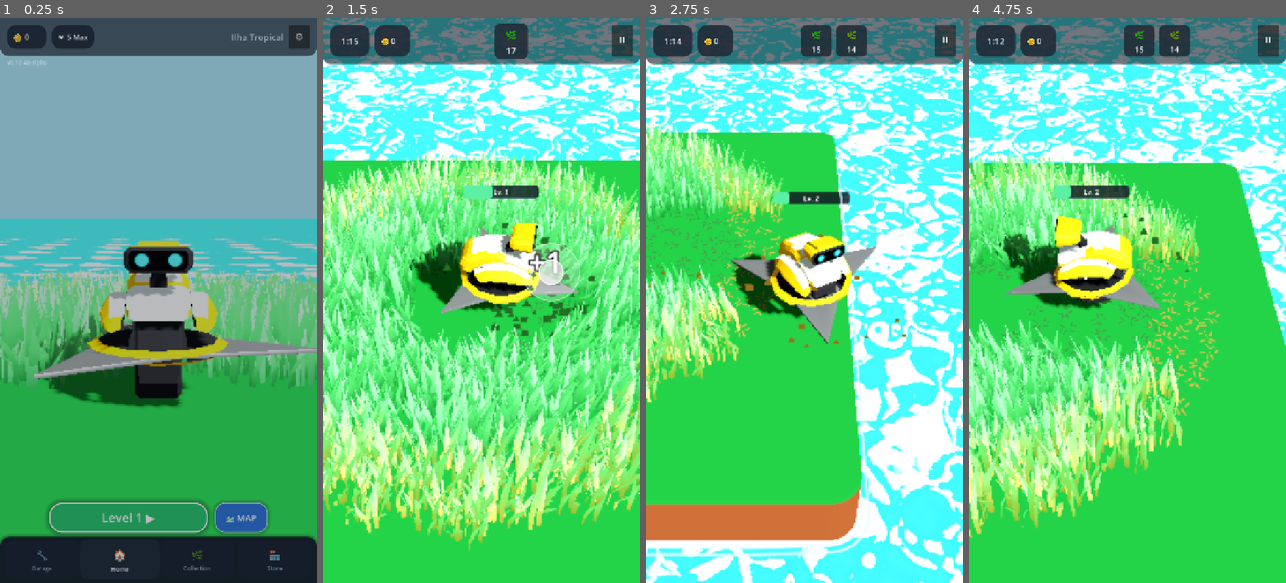
Above: before the commit, frames 1-4 (left to right).
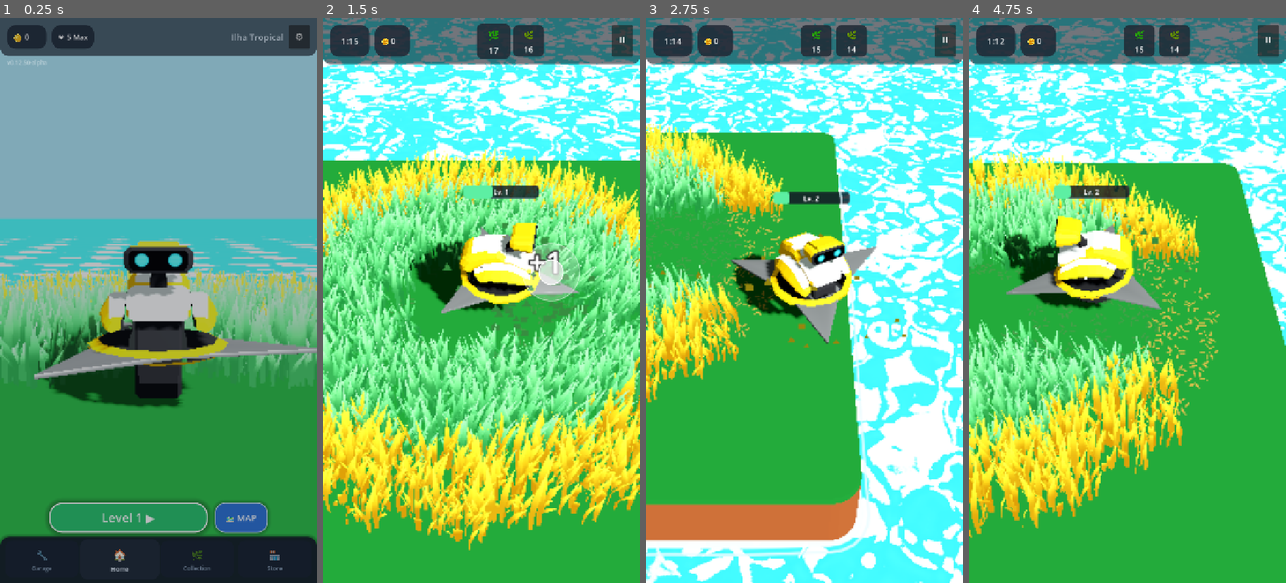
Above: after the commit, the same moments.

Repository: rogerbif/grass-cut-bot
Game: Godot game, scene res://scenes/menu/main_menu.tscn
Two runs of this game, one before a commit and one after it. Both use one fixed random seed, a clock stepped at 60 frames per second and the inputs below.
Inputs (mouse positions are in pixels of both pictures, inside the frame that each line leads up to):
- Up to frame 1 (0.25 s): no input
- Up to frame 2 (1.5 s): click "Level 1 ▶" at 0.5 s; tap Enter at 1.25 s; move the mouse to (551, 272) at 1.27 s; hold Right (ui_right) from 1.28 s (still down); hold Alt from 1.28 s (still down); click (551, 272) at 1.42 s
- Up to frame 3 (2.75 s): release Right (ui_right) at 2 s; release Alt at 2 s; drag from (741, 328) to (788, 413) at 2.02 s
- Up to frame 4 (4.75 s): move the mouse to (1159, 176) at 2.77 s; hold Right (ui_right) 2.78-3.5 s; tap Z at 2.85 s; drag from (1111, 413) to (1032, 215) at 3.52 s; move the mouse to (1222, 385) at 4.27 s; hold Left (ui_left) from 4.28 s (still down); tap 1 at 4.35 s

The runs differ from the first frame. In frame 1, 28% of the frame differs, in the area x 0-100%, y 7-93%; in frame 2, 60%; in frame 3, 36%; in frame 4, 63%, in the area x 0-100%, y 23-100%.

Commit message:
fix(shader, visual): calibra luz, cel-shading em 3 tons e diferenciacao nitida de cores da vegetacao (v0.12.50-alpha)

Diff:
--- a/project.godot
+++ b/project.godot
@@ -11,7 +11,7 @@
 [application]
 
 config/name="Grass Cut Bot"
-config/version="0.12.49-alpha"
+config/version="0.12.50-alpha"
 run/main_scene="res://scenes/menu/main_menu.tscn"
 config/features=PackedStringArray("4.7", "Mobile")
 boot_splash/image="uid://3pegaomvcdut"
--- a/scenes/level/terrain.tscn
+++ b/scenes/level/terrain.tscn
@@ -11,7 +11,7 @@
 [sub_resource type="StandardMaterial3D" id="StandardMaterial3D_ground"]
 diffuse_mode = 3
 roughness = 0.9
-albedo_color = Color(0.112, 0.472, 0.176, 1)
+albedo_color = Color(0.112, 0.36, 0.152, 1)
 
 [sub_resource type="BoxMesh" id="BoxMesh_ground"]
 material = SubResource("StandardMaterial3D_ground")
--- a/scripts/core/game_version.gd
+++ b/scripts/core/game_version.gd
@@ -7,7 +7,7 @@
 
 const MAJOR: int = 0
 const MINOR: int = 12
-const PATCH: int = 48
+const PATCH: int = 50
 const STAGE: String = "ALPHA" # "PRE-ALPHA", "ALPHA", "BETA", "RC", "RELEASE"
 const BUILD_TYPE: String = "dev" # "dev", "nightly", "public"
 
--- a/scripts/level/island_mesh_builder.gd
+++ b/scripts/level/island_mesh_builder.gd
@@ -25,7 +25,7 @@
 const FOAM_SHADER_PATH: String = "res://shaders/coastal_foam.gdshader"
 
 # Parâmetros Canônicos do Solo da Ilha e Falésias (Calibrados)
-static var ground_base_color: Color = Color(0.14, 0.59, 0.22, 1.0)
+static var ground_base_color: Color = Color(0.14, 0.45, 0.19, 1.0)
 static var ground_brightness: float = 0.80
 static var ground_diffuse_toon: bool = true
 const CLIFF_COLOR: Color = Color(0.4667, 0.2431, 0.1451, 1.0)
--- a/scripts/plants/plant.gd
+++ b/scripts/plants/plant.gd
@@ -209,6 +209,9 @@
 		var petal_variant: Variant = sm.get_shader_parameter("petal_color")
 		if petal_variant is Color:
 			return petal_variant as Color
+		var col_light: Variant = sm.get_shader_parameter("color_light")
+		if col_light is Color:
+			return col_light as Color
 		var col_variant: Variant = sm.get_shader_parameter("color_top")
 		if col_variant is Color:
 			return col_variant as Color
--- a/scripts/plants/vegetation_grid.gd
+++ b/scripts/plants/vegetation_grid.gd
@@ -1226,6 +1226,9 @@
 	if GRASS_MATERIALS.has(v_type):
 		var sm: ShaderMaterial = GRASS_MATERIALS[v_type] as ShaderMaterial
 		if sm != null:
+			var col_light: Variant = sm.get_shader_parameter("color_light")
+			if col_light is Color:
+				return col_light as Color
 			var col_variant: Variant = sm.get_shader_parameter("color_top")
 			if col_variant is Color:
 				return col_variant as Color
--- a/scripts/tools/toon_shader_tester.gd
+++ b/scripts/tools/toon_shader_tester.gd
@@ -156,7 +156,7 @@
 var _active_material: ShaderMaterial = null
 
 # Estado do Solo
-var ground_base_color: Color = Color(0.14, 0.59, 0.22, 1.0)
+var ground_base_color: Color = Color(0.14, 0.45, 0.19, 1.0)
 var ground_brightness: float = 0.80
 var apply_ground_to_pedestal: bool = true
 var use_ground_toon: bool = true
@@ -216,6 +216,14 @@
 func _init_active_material() -> void:
 	_active_material = GRASS_MATERIAL
 
+func _set_shared_grass_parameter(param_name: String, val: Variant) -> void:
+	if _active_material != null:
+		_active_material.set_shader_parameter(param_name, val)
+	for mat_key: Variant in VegetationGridScript.GRASS_MATERIALS.keys():
+		var sm: ShaderMaterial = VegetationGridScript.GRASS_MATERIALS[mat_key] as ShaderMaterial
+		if sm != null:
+			sm.set_shader_parameter(param_name, val)
+
 func _init_ground_material() -> void:
 	ground_base_color = IslandMeshBuilder.ground_base_color
 	ground_brightness = IslandMeshBuilder.ground_brightness
@@ -426,27 +434,27 @@
 
 	# Sliders de Gradiente da Vegetação
 	slider_ramp_offset.value_changed.connect(func(v: float) -> void:
-		_active_material.set_shader_parameter("toon_ramp_offset", v)
+		_set_shared_grass_parameter("toon_ramp_offset", v)
 		lbl_ramp_offset.text = "Offset do Corte: %.2f" % v
 	)
 	slider_ramp_smooth.value_changed.connect(func(v: float) -> void:
-		_active_material.set_shader_parameter("toon_ramp_smoothness", v)
+		_set_shared_grass_parameter("toon_ramp_smoothness", v)
 		lbl_ramp_smooth.text = "Suavidade do Gradiente: %.2f" % v
 	)
 	slider_vert_grad.value_changed.connect(func(v: float) -> void:
-		_active_material.set_shader_parameter("vertical_gradient_mix", v)
+		_set_shared_grass_parameter("vertical_gradient_mix", v)
 		lbl_vert_grad.text = "Gradiente Vertical (Base-Topo): %.2f" % v
 	)
 	slider_rim_power.value_changed.connect(func(v: float) -> void:
-		_active_material.set_shader_parameter("rim_power", v)
+		_set_shared_grass_parameter("rim_power", v)
 		lbl_rim_power.text = "Foco Rim Light (Potência): %.1f" % v
 	)
 	slider_rim_brightness.value_changed.connect(func(v: float) -> void:
-		_active_material.set_shader_parameter("rim_brightness", v)
+		_set_shared_grass_parameter("rim_brightness", v)
 		lbl_rim_brightness.text = "Brilho Rim Light: %.2f" % v
 	)
 	slider_roughness.value_changed.connect(func(v: float) -> void:
-		_active_material.set_shader_parameter("roughness", v)
+		_set_shared_grass_parameter("roughness", v)
 		lbl_roughness.text = "Rugosidade Fosca: %.2f" % v
 	)
 
@@ -487,7 +495,7 @@
 
 	# Toggles
 	check_rim.toggled.connect(func(t: bool) -> void:
-		_active_material.set_shader_parameter("use_rim", t)
+		_set_shared_grass_parameter("use_rim", t)
 	)
 	check_spec.toggled.connect(func(t: bool) -> void:
 		_active_material.set_shader_parameter("use_specular", t)
@@ -789,15 +797,15 @@
 	match preset_name:
 		"grass":
 			_active_material.set_shader_parameter("color_light", Color(0.42, 0.88, 0.46, 1.0))
-			_active_material.set_shader_parameter("color_base", Color(0.12, 0.35, 0.18, 1.0))
-			_active_material.set_shader_parameter("color_shadow", Color(0.18, 0.48, 0.25, 1.0))
+			_active_material.set_shader_parameter("color_base", Color(0.10, 0.30, 0.15, 1.0))
+			_active_material.set_shader_parameter("color_shadow", Color(0.18, 0.50, 0.25, 1.0))
 			_active_material.set_shader_parameter("rim_color", Color(0.85, 1.0, 0.65, 1.0))
-			_active_material.set_shader_parameter("toon_ramp_offset", 0.97)
-			_active_material.set_shader_parameter("toon_ramp_smoothness", 1.00)
-			_active_material.set_shader_parameter("vertical_gradient_mix", 0.81)
-			_active_material.set_shader_parameter("rim_power", 1.00)
-			_active_material.set_shader_parameter("rim_brightness", 1.00)
-			_active_material.set_shader_parameter("roughness", 0.90)
+			_set_shared_grass_parameter("toon_ramp_offset", 0.50)
+			_set_shared_grass_parameter("toon_ramp_smoothness", 0.28)
+			_set_shared_grass_parameter("vertical_gradient_mix", 0.85)
+			_set_shared_grass_parameter("rim_power", 1.50)
+			_set_shared_grass_parameter("rim_brightness", 0.50)
+			_set_shared_grass_parameter("roughness", 0.90)
 
 		"wheat":
 			_active_material.set_shader_parameter("color_light", Color(0.98, 0.78, 0.22, 1.0))
--- a/scripts/ui/hud.gd
+++ b/scripts/ui/hud.gd
@@ -42,6 +42,15 @@
 		GameManager.level_lost.connect(_on_level_lost)
 		GameManager.game_paused.connect(_on_game_paused)
 		GameManager.state_changed.connect(_on_state_changed)
+		if not GameManager.goals.is_empty():
+			_on_state_changed(GameManager.current_state)
+			_on_time_updated(GameManager.time_left)
+			for p_type: Variant in GameManager.goals.keys():
+				var pt_str: String = String(p_type)
+				var g_info: Dictionary = GameManager.goals[p_type] as Dictionary
+				var tgt: int = int(g_info.get("target", 0))
+				var cur: int = int(g_info.get("current", 0))
+				_on_goal_updated(pt_str, maxi(0, tgt - cur), tgt)
 
 	if UpgradeManager != null:
 		UpgradeManager.coins_changed.connect(_on_coins_changed)
--- a/shaders/interactive_grass.gdshader
+++ b/shaders/interactive_grass.gdshader
@@ -15,27 +15,29 @@
 // Parâmetros Toon Shader Gradiente (Calibrados)
 group_uniforms ToonGradiente;
 uniform vec4 color_light : source_color = vec4(0.42, 0.88, 0.46, 1.0);
-uniform vec4 color_base : source_color = vec4(0.12, 0.35, 0.18, 1.0);
-uniform vec4 color_shadow : source_color = vec4(0.18, 0.48, 0.25, 1.0);
-uniform float vertical_gradient_mix : hint_range(0.0, 1.0) = 0.81;
+uniform vec4 color_base : source_color = vec4(0.10, 0.30, 0.15, 1.0);
+uniform vec4 color_shadow : source_color = vec4(0.18, 0.50, 0.25, 1.0);
+uniform float vertical_gradient_mix : hint_range(0.0, 1.0) = 0.85;
 
 group_uniforms ToonRamp;
-uniform float toon_ramp_offset : hint_range(0.0, 1.0) = 0.97;
-uniform float toon_ramp_smoothness : hint_range(0.001, 1.0) = 1.00;
+uniform float toon_ramp_offset : hint_range(0.0, 1.0) = 0.50;
+uniform float toon_ramp_smoothness : hint_range(0.001, 1.0) = 0.28;
 uniform vec3 toon_ramp_tinting : source_color = vec3(1.0, 1.0, 1.0);
 
 group_uniforms RimLighting;
-uniform bool use_rim = true;
+uniform bool use_rim = false;
 uniform vec4 rim_color : source_color = vec4(0.85, 1.0, 0.65, 1.0);
-uniform float rim_power : hint_range(0.1, 8.0) = 1.0;
+uniform float rim_power : hint_range(0.1, 8.0) = 1.5;
 uniform float rim_cutoff : hint_range(0.0, 1.0) = 0.45;
 uniform float rim_smoothness : hint_range(0.001, 1.0) = 0.15;
-uniform float rim_brightness : hint_range(0.0, 4.0) = 1.0;
+uniform float rim_brightness : hint_range(0.0, 4.0) = 0.5;
 
 group_uniforms Surface;
 uniform float roughness : hint_range(0.0, 1.0) = 0.90;
-uniform float specular : hint_range(0.0, 1.0) = 0.15;
+uniform float specular : hint_range(0.0, 1.0) = 0.10;
 uniform float vibrancy : hint_range(0.0, 1.0) = 0.0;
+
+varying vec3 v_geo_normal_view;
 
 void vertex() {
 	// Converte para coordenadas globais de mundo
@@ -112,12 +114,20 @@
 		VERTEX += model_dir * (power * interact_power * bend_factor);
 		VERTEX.y -= power * interact_power * 0.14 * bend_factor;
 	}
+
+	// Normal 3D radial por folha (usando dir_fwd horizontal assado em 360° + componente vertical)
+	// Garante que dentro de cada tufo haja folhas claramente iluminadas (color_light) e folhas sombreadas (color_shadow).
+	vec3 world_blade_dir = normalize((MODEL_MATRIX * vec4(dir_fwd, 0.0)).xyz);
+	vec3 blade_normal_world = normalize(mix(vec3(0.0, 1.0, 0.0), world_blade_dir, 0.80));
+	v_geo_normal_view = normalize((VIEW_MATRIX * vec4(blade_normal_world, 0.0)).xyz);
 }
 
 void fragment() {
-	// Gradiente vertical de altura foliar (Base escura -> Topo iluminado)
+	// Gradiente vertical de altura foliar (Base escura visível no corpo inferior -> Topo iluminado na ponta)
 	float h = clamp(UV.y, 0.0, 1.0);
-	vec3 base_surface = mix(color_base.rgb, color_light.rgb, mix(1.0, h, vertical_gradient_mix));
+	// Curva quadrática que mantém color_base bem visível até ~45% da altura da folha antes de subir para color_light
+	float grad_t = smoothstep(0.10, 0.92, h * h);
+	vec3 base_surface = mix(color_base.rgb, color_light.rgb, mix(1.0, grad_t, vertical_gradient_mix));
 
 	ALBEDO = base_surface;
 	EMISSION = base_surface * vibrancy;
@@ -126,23 +136,30 @@
 }
 
 void light() {
-	// Cálculo do Toon Ramp Gradiente
-	float NdotL = clamp(dot(NORMAL, LIGHT), 0.0, 1.0);
+	// Cálculo do Toon Ramp Gradiente usando a normal geométrica real em 360° (Half-Lambert)
+	vec3 geo_n = normalize(v_geo_normal_view);
+	float NdotL = clamp(dot(geo_n, LIGHT) * 0.5 + 0.5, 0.0, 1.0);
 	float half_smooth = max(toon_ramp_smoothness * 0.5, 0.001);
 	float toon_ramp = smoothstep(toon_ramp_offset - half_smooth, toon_ramp_offset + half_smooth, NdotL * ATTENUATION);
 
-	// Modulação direta entre a cor de sombra e a cor iluminada
-	vec3 diffuse_light = mix(color_shadow.rgb, LIGHT_COLOR * toon_ramp_tinting, toon_ramp);
+	// Em Godot 4, LIGHT_COLOR inclui multiplicação por PI (3.14159); normalizamos por PI
+	// para evitar superexposição (estouro branco/neon) e preservar as cores reais escolhidas.
+	vec3 light_norm = (LIGHT_COLOR / PI) * toon_ramp_tinting;
+
+	// Razão cromática entre color_shadow e color_light para que ALBEDO * diffuse_light
+	// exiba fielmente color_shadow no lado sombreado e color_light no lado iluminado.
+	vec3 shadow_ratio = clamp(color_shadow.rgb / max(color_light.rgb, vec3(0.02)), vec3(0.08), vec3(1.2));
+	vec3 diffuse_light = mix(shadow_ratio * light_norm, light_norm, toon_ramp);
 	DIFFUSE_LIGHT += diffuse_light * ATTENUATION;
 
-	// Rim Lighting estilizado (silhueta brilhante suave restrita às pontas das folhas)
+	// Rim Lighting estilizado opcional (silhueta suave restrita às pontas das folhas)
 	if (use_rim) {
 		float h_mask = clamp(UV.y, 0.0, 1.0);
-		h_mask = h_mask * h_mask; // Apenas nas pontas superiores
+		h_mask = h_mask * h_mask;
 		float NdotV = clamp(dot(NORMAL, VIEW), 0.0, 1.0);
 		float rim = (1.0 - NdotV) * pow(max(NdotL, 0.001), rim_power * 0.5);
 		float rim_half_smooth = max(rim_smoothness * 0.5, 0.001);
 		float rim_ramp = smoothstep(rim_cutoff - rim_half_smooth, rim_cutoff + rim_half_smooth, rim);
-		DIFFUSE_LIGHT += rim_color.rgb * rim_ramp * rim_brightness * h_mask * ATTENUATION;
+		DIFFUSE_LIGHT += (rim_color.rgb / PI) * rim_ramp * rim_brightness * h_mask * ATTENUATION;
 	}
 }
--- a/shaders/interactive_grass_black_material.tres
+++ b/shaders/interactive_grass_black_material.tres
@@ -8,8 +8,19 @@
 shader_parameter/interact_power = 0.29
 shader_parameter/wind_speed = 2.5
 shader_parameter/wind_strength = 0.1
-shader_parameter/color_base = Color(0.05, 0.05, 0.06, 1)
-shader_parameter/color_top = Color(0.11, 0.11, 0.13, 1)
-shader_parameter/roughness = 0.88
-shader_parameter/specular = 0.15
+shader_parameter/color_light = Color(0.28, 0.30, 0.35, 1)
+shader_parameter/color_base = Color(0.06, 0.06, 0.08, 1)
+shader_parameter/color_shadow = Color(0.15, 0.16, 0.20, 1)
+shader_parameter/vertical_gradient_mix = 0.85
+shader_parameter/toon_ramp_offset = 0.50
+shader_parameter/toon_ramp_smoothness = 0.28
+shader_parameter/toon_ramp_tinting = Vector3(1, 1, 1)
+shader_parameter/use_rim = false
+shader_parameter/rim_color = Color(0.55, 0.58, 0.65, 1)
+shader_parameter/rim_power = 1.5
+shader_parameter/rim_cutoff = 0.45
+shader_parameter/rim_smoothness = 0.15
+shader_parameter/rim_brightness = 0.5
+shader_parameter/roughness = 0.9
+shader_parameter/specular = 0.1
 shader_parameter/vibrancy = 0.0
--- a/shaders/interactive_grass_blue_material.tres
+++ b/shaders/interactive_grass_blue_material.tres
@@ -8,8 +8,19 @@
 shader_parameter/interact_power = 0.29
 shader_parameter/wind_speed = 2.5
 shader_parameter/wind_strength = 0.1
-shader_parameter/color_base = Color(0.14, 0.35, 0.62, 1)
-shader_parameter/color_top = Color(0.24, 0.61, 0.95, 1)
-shader_parameter/roughness = 0.88
-shader_parameter/specular = 0.15
+shader_parameter/color_light = Color(0.24, 0.72, 1.0, 1)
+shader_parameter/color_base = Color(0.08, 0.22, 0.48, 1)
+shader_parameter/color_shadow = Color(0.14, 0.44, 0.78, 1)
+shader_parameter/vertical_gradient_mix = 0.85
+shader_parameter/toon_ramp_offset = 0.50
+shader_parameter/toon_ramp_smoothness = 0.28
+shader_parameter/toon_ramp_tinting = Vector3(1, 1, 1)
+shader_parameter/use_rim = false
+shader_parameter/rim_color = Color(0.70, 0.92, 1.0, 1)
+shader_parameter/rim_power = 1.5
+shader_parameter/rim_cutoff = 0.45
+shader_parameter/rim_smoothness = 0.15
+shader_parameter/rim_brightness = 0.5
+shader_parameter/roughness = 0.9
+shader_parameter/specular = 0.1
 shader_parameter/vibrancy = 0.0
--- a/shaders/interactive_grass_material.tres
+++ b/shaders/interactive_grass_material.tres
@@ -9,18 +9,18 @@
 shader_parameter/wind_speed = 2.5
 shader_parameter/wind_strength = 0.1
 shader_parameter/color_light = Color(0.42, 0.88, 0.46, 1)
-shader_parameter/color_base = Color(0.12, 0.35, 0.18, 1)
-shader_parameter/color_shadow = Color(0.18, 0.48, 0.25, 1)
-shader_parameter/vertical_gradient_mix = 0.81
-shader_parameter/toon_ramp_offset = 0.97
-shader_parameter/toon_ramp_smoothness = 1.0
+shader_parameter/color_base = Color(0.10, 0.30, 0.15, 1)
+shader_parameter/color_shadow = Color(0.18, 0.50, 0.25, 1)
+shader_parameter/vertical_gradient_mix = 0.85
+shader_parameter/toon_ramp_offset = 0.50
+shader_parameter/toon_ramp_smoothness = 0.28
 shader_parameter/toon_ramp_tinting = Vector3(1, 1, 1)
 shader_parameter/use_rim = false
 shader_parameter/rim_color = Color(0.85, 1, 0.65, 1)
-shader_parameter/rim_power = 1.0
+shader_parameter/rim_power = 1.5
 shader_parameter/rim_cutoff = 0.45
 shader_parameter/rim_smoothness = 0.15
-shader_parameter/rim_brightness = 1.0
+shader_parameter/rim_brightness = 0.5
 shader_parameter/roughness = 0.9
-shader_parameter/specular = 0.15
+shader_parameter/specular = 0.1
 shader_parameter/vibrancy = 0.0
--- a/shaders/interactive_grass_purple_material.tres
+++ b/shaders/interactive_grass_purple_material.tres
@@ -8,8 +8,19 @@
 shader_parameter/interact_power = 0.29
 shader_parameter/wind_speed = 2.5
 shader_parameter/wind_strength = 0.1
-shader_parameter/color_base = Color(0.35, 0.15, 0.55, 1)
-shader_parameter/color_top = Color(0.62, 0.28, 0.92, 1)
-shader_parameter/roughness = 0.88
-shader_parameter/specular = 0.15
+shader_parameter/color_light = Color(0.74, 0.34, 0.98, 1)
+shader_parameter/color_base = Color(0.26, 0.08, 0.44, 1)
+shader_parameter/color_shadow = Color(0.48, 0.18, 0.72, 1)
+shader_parameter/vertical_gradient_mix = 0.85
+shader_parameter/toon_ramp_offset = 0.50
+shader_parameter/toon_ramp_smoothness = 0.28
+shader_parameter/toon_ramp_tinting = Vector3(1, 1, 1)
+shader_parameter/use_rim = false
+shader_parameter/rim_color = Color(0.92, 0.75, 1.0, 1)
+shader_parameter/rim_power = 1.5
+shader_parameter/rim_cutoff = 0.45
+shader_parameter/rim_smoothness = 0.15
+shader_parameter/rim_brightness = 0.5
+shader_parameter/roughness = 0.9
+shader_parameter/specular = 0.1
 shader_parameter/vibrancy = 0.0
--- a/shaders/interactive_grass_red_material.tres
+++ b/shaders/interactive_grass_red_material.tres
@@ -8,8 +8,19 @@
 shader_parameter/interact_power = 0.29
 shader_parameter/wind_speed = 2.5
 shader_parameter/wind_strength = 0.1
-shader_parameter/color_base = Color(0.52, 0.15, 0.17, 1)
-shader_parameter/color_top = Color(0.95, 0.33, 0.35, 1)
-shader_parameter/roughness = 0.88
-shader_parameter/specular = 0.15
+shader_parameter/color_light = Color(0.98, 0.30, 0.34, 1)
+shader_parameter/color_base = Color(0.42, 0.08, 0.10, 1)
+shader_parameter/color_shadow = Color(0.70, 0.16, 0.20, 1)
+shader_parameter/vertical_gradient_mix = 0.85
+shader_parameter/toon_ramp_offset = 0.50
+shader_parameter/toon_ramp_smoothness = 0.28
+shader_parameter/toon_ramp_tinting = Vector3(1, 1, 1)
+shader_parameter/use_rim = false
+shader_parameter/rim_color = Color(1.0, 0.75, 0.75, 1)
+shader_parameter/rim_power = 1.5
+shader_parameter/rim_cutoff = 0.45
+shader_parameter/rim_smoothness = 0.15
+shader_parameter/rim_brightness = 0.5
+shader_parameter/roughness = 0.9
+shader_parameter/specular = 0.1
 shader_parameter/vibrancy = 0.0
--- a/shaders/interactive_grass_white_material.tres
+++ b/shaders/interactive_grass_white_material.tres
@@ -8,8 +8,19 @@
 shader_parameter/interact_power = 0.29
 shader_parameter/wind_speed = 2.5
 shader_parameter/wind_strength = 0.1
-shader_parameter/color_base = Color(0.7, 0.73, 0.78, 1)
-shader_parameter/color_top = Color(0.97, 0.98, 1, 1)
-shader_parameter/roughness = 0.88
-shader_parameter/specular = 0.15
+shader_parameter/color_light = Color(0.98, 0.99, 1.0, 1)
+shader_parameter/color_base = Color(0.48, 0.54, 0.64, 1)
+shader_parameter/color_shadow = Color(0.72, 0.78, 0.86, 1)
+shader_parameter/vertical_gradient_mix = 0.85
+shader_parameter/toon_ramp_offset = 0.50
+shader_parameter/toon_ramp_smoothness = 0.28
+shader_parameter/toon_ramp_tinting = Vector3(1, 1, 1)
+shader_parameter/use_rim = false
+shader_parameter/rim_color = Color(1.0, 1.0, 1.0, 1)
+shader_parameter/rim_power = 1.5
+shader_parameter/rim_cutoff = 0.45
+shader_parameter/rim_smoothness = 0.15
+shader_parameter/rim_brightness = 0.5
+shader_parameter/roughness = 0.9
+shader_parameter/specular = 0.1
 shader_parameter/vibrancy = 0.0
--- a/shaders/interactive_grass_yellow_material.tres
+++ b/shaders/interactive_grass_yellow_material.tres
@@ -8,8 +8,19 @@
 shader_parameter/interact_power = 0.29
 shader_parameter/wind_speed = 2.5
 shader_parameter/wind_strength = 0.1
-shader_parameter/color_base = Color(0.65, 0.45, 0.15, 1)
-shader_parameter/color_top = Color(1, 0.72, 0.24, 1)
-shader_parameter/roughness = 0.88
-shader_parameter/specular = 0.15
+shader_parameter/color_light = Color(1.0, 0.84, 0.18, 1)
+shader_parameter/color_base = Color(0.48, 0.30, 0.06, 1)
+shader_parameter/color_shadow = Color(0.76, 0.52, 0.10, 1)
+shader_parameter/vertical_gradient_mix = 0.85
+shader_parameter/toon_ramp_offset = 0.50
+shader_parameter/toon_ramp_smoothness = 0.28
+shader_parameter/toon_ramp_tinting = Vector3(1, 1, 1)
+shader_parameter/use_rim = false
+shader_parameter/rim_color = Color(1.0, 0.95, 0.60, 1)
+shader_parameter/rim_power = 1.5
+shader_parameter/rim_cutoff = 0.45
+shader_parameter/rim_smoothness = 0.15
+shader_parameter/rim_brightness = 0.5
+shader_parameter/roughness = 0.9
+shader_parameter/specular = 0.1
 shader_parameter/vibrancy = 0.0
--- a/shaders/interactive_wheat_material.tres
+++ b/shaders/interactive_wheat_material.tres
@@ -8,8 +8,19 @@
 shader_parameter/interact_power = 0.26
 shader_parameter/wind_speed = 2.0
 shader_parameter/wind_strength = 0.07
-shader_parameter/color_base = Color(0.65, 0.53, 0.25, 1)
-shader_parameter/color_top = Color(0.96, 0.82, 0.34, 1)
+shader_parameter/color_light = Color(0.98, 0.82, 0.28, 1)
+shader_parameter/color_base = Color(0.50, 0.34, 0.10, 1)
+shader_parameter/color_shadow = Color(0.76, 0.56, 0.16, 1)
+shader_parameter/vertical_gradient_mix = 0.85
+shader_parameter/toon_ramp_offset = 0.50
+shader_parameter/toon_ramp_smoothness = 0.28
+shader_parameter/toon_ramp_tinting = Vector3(1, 1, 1)
+shader_parameter/use_rim = false
+shader_parameter/rim_color = Color(1.0, 0.95, 0.70, 1)
+shader_parameter/rim_power = 1.5
+shader_parameter/rim_cutoff = 0.45
+shader_parameter/rim_smoothness = 0.15
+shader_parameter/rim_brightness = 0.5
 shader_parameter/roughness = 0.9
-shader_parameter/specular = 0.15
+shader_parameter/specular = 0.1
 shader_parameter/vibrancy = 0.0
Not shown, changed: docs/01_visao_geral_e_gdd/DIRECAO_DE_ARTE_E_VISUAL.md
Not shown, added: docs/historico_melhorias/126_calibracao_luz_e_diferenciacao_cores_vegetacao.md
Not shown, changed: docs/historico_melhorias/INDICE_MELHORIAS.md
